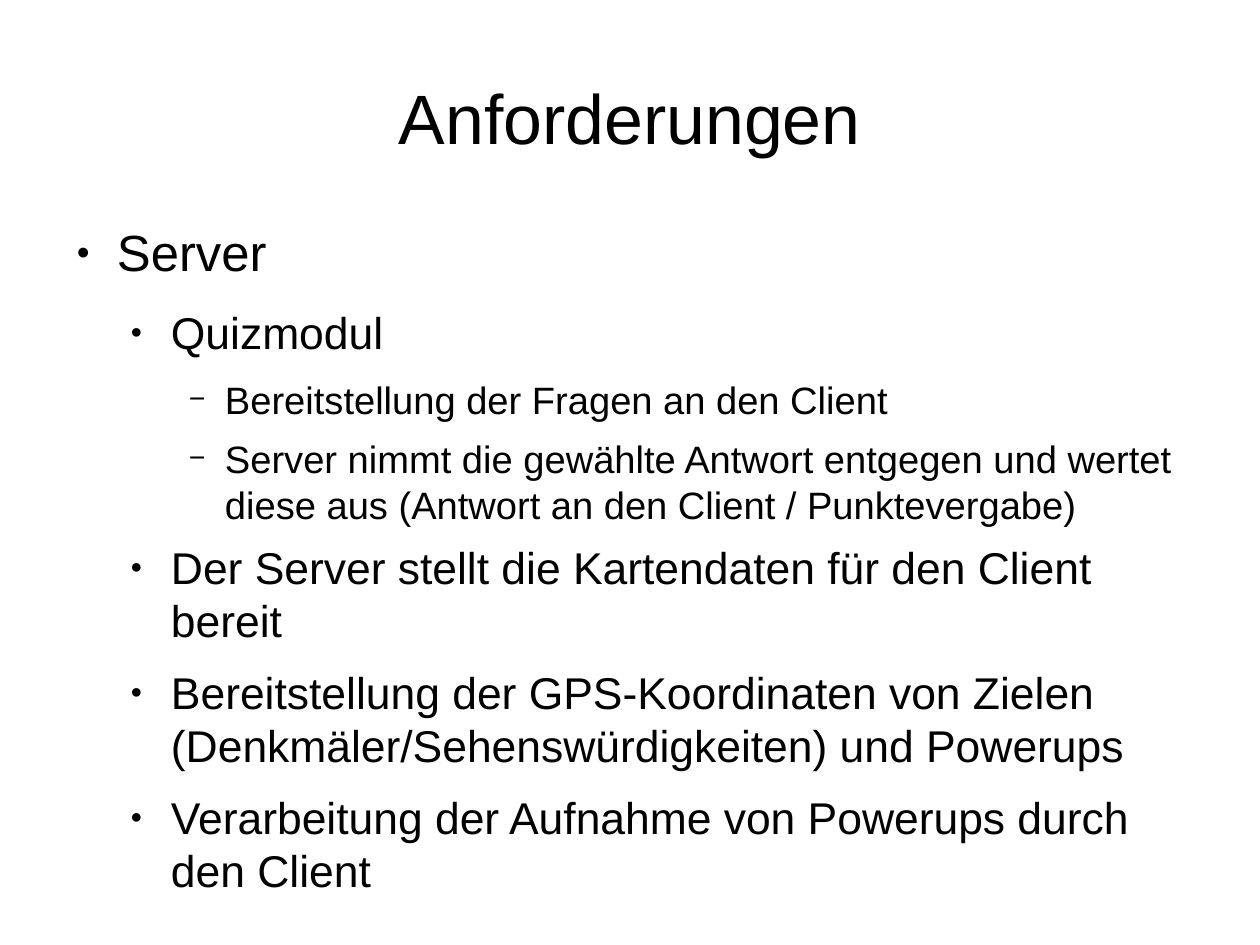
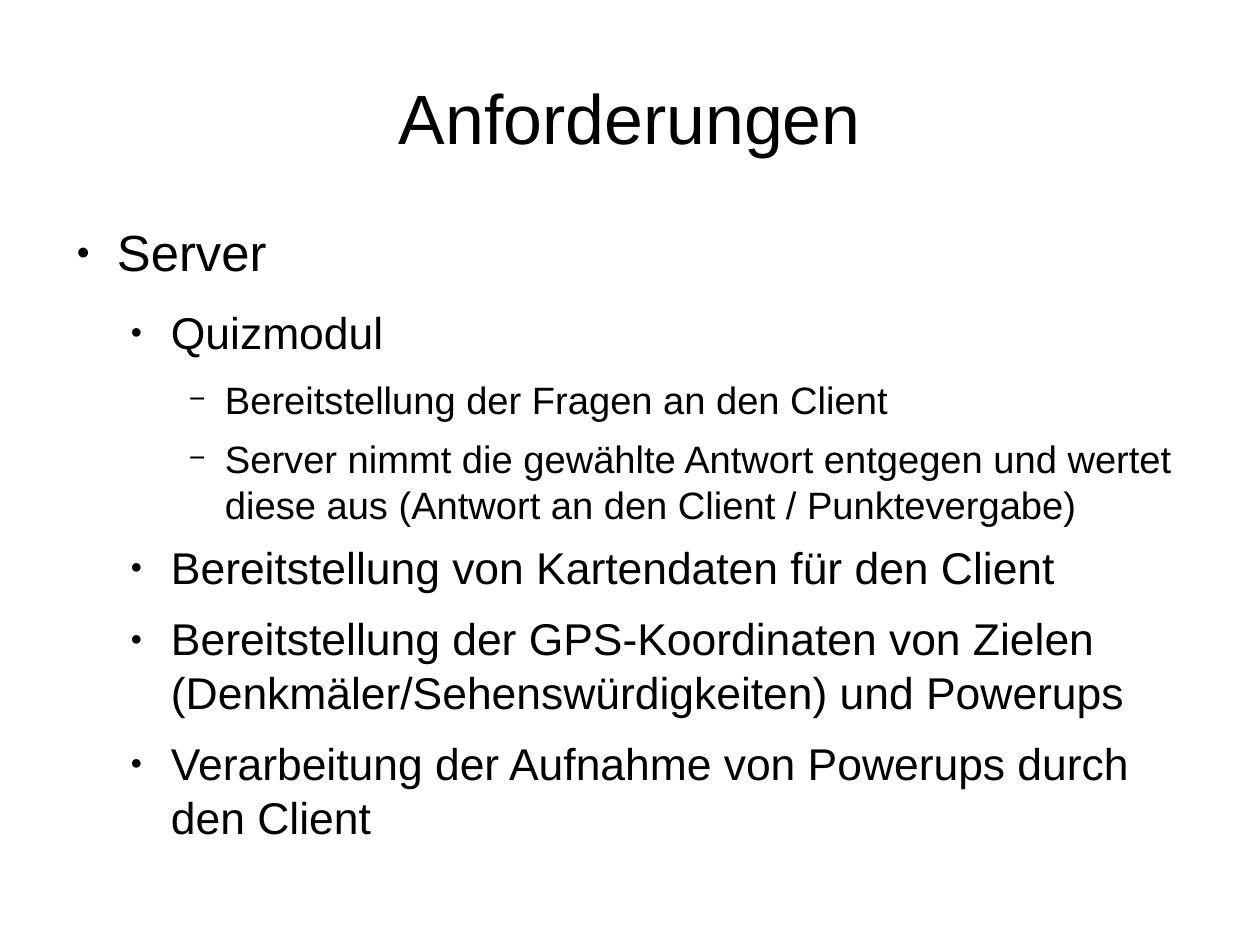
Before and after one commit to Institute-Web-Science-and-Technologies/GeoVisualization, a slide deck: slide 6 of Praesentation.odp. Drawn at 1260x945 pixels with LibreOffice and Linux fonts; fonts in the diff are those of the drawing. Boxes give left, top, right and bottom in pixels: in the first picture for what was removed or moved away, otherwise in the second. Text is boxed around its words. In the diff, an @@ line names an element or a change of style, - is before the commit and + after.

```diff
--- a/Praesentation.odp
+++ b/Praesentation.odp
@@ text at box(171, 551, 1055, 593): text changed @@
-  ● Der Server stellt die Kartendaten für den Client bereit
+  ● Bereitstellung von Kartendaten für den Client
```
Also in this commit, not shown: 6 other slides changed, 1 slide added, 1 slide removed.
